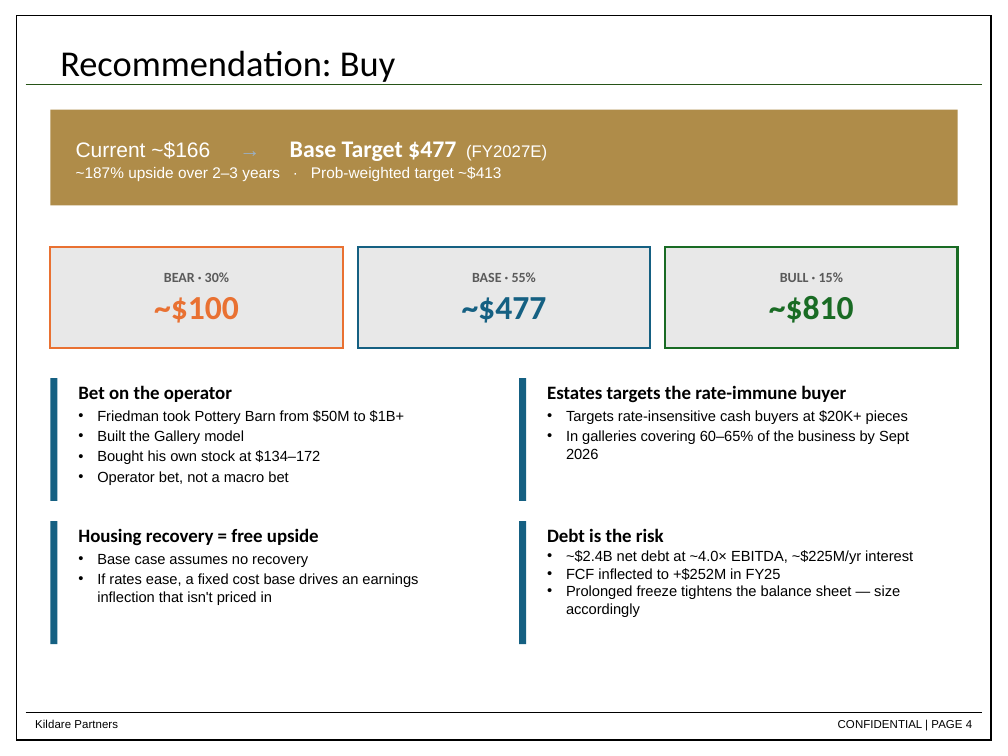
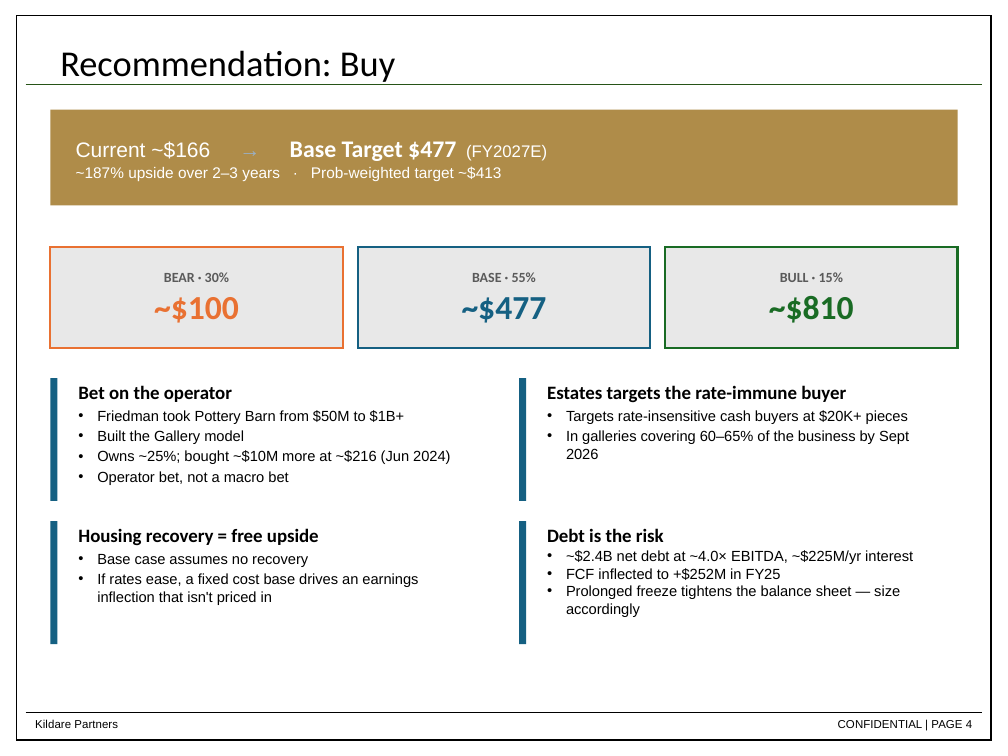
Before and after one commit to dchen88888/Nike-Stock-Pitch, a slide deck: slide 4 of RH_Stock_Pitch_updated.pptx. Drawn at 1008x756 pixels with LibreOffice and Linux fonts; fonts in the diff are those of the drawing. Boxes give left, top, right and bottom in pixels: in the first picture for what was removed or moved away, otherwise in the second. Text is boxed around its words. In the diff, an @@ line names an element or a change of style, - is before the commit and + after.

```diff
--- a/RH_Stock_Pitch_updated.pptx
+++ b/RH_Stock_Pitch_updated.pptx
@@ text at bbox=[97, 450, 450, 464]: text changed @@
-• Bought his own stock at $134–172
+• Owns ~25%; bought ~$10M more at ~$216 (Jun 2024)
```
Also in this commit, not shown: 9 other slides changed.
